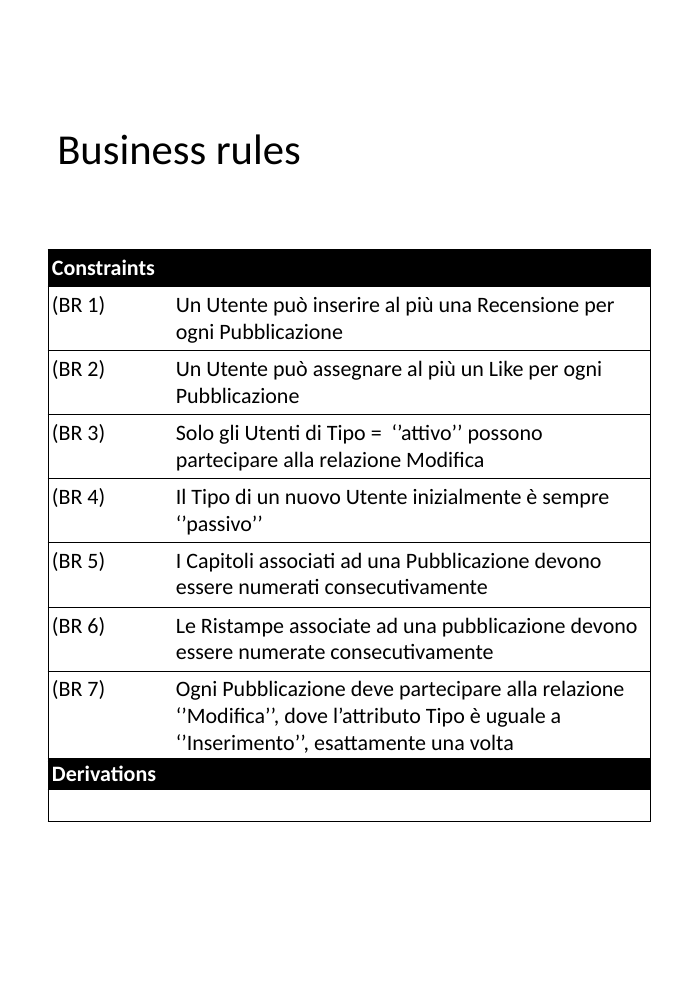
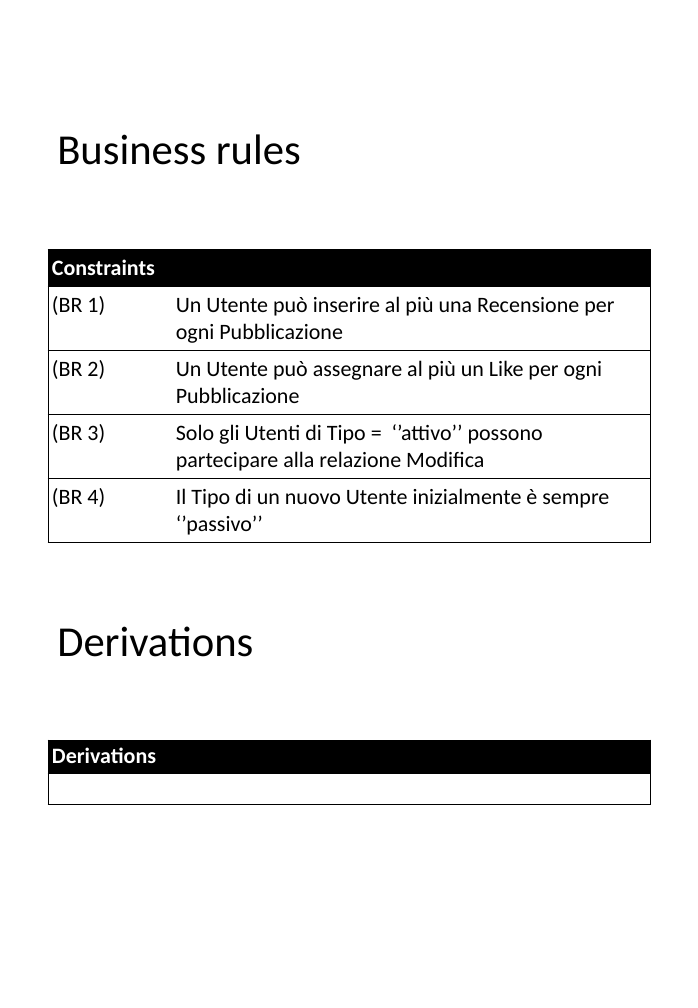
Before and after one commit to vincendep/LBDproject, a slide deck: slide 3 of modello concettuale/modello concettuale.pptx. Drawn at 698x1008 pixels with LibreOffice and Linux fonts; fonts in the diff are those of the drawing. Boxes give left, top, right and bottom in pixels: in the first picture for what was removed or moved away, otherwise in the second. Text is boxed around its words. In the diff, an @@ line names an element or a change of style, - is before the commit and + after.

```diff
--- a/modello concettuale/modello concettuale.pptx
+++ b/modello concettuale/modello concettuale.pptx
@@ table at (48, 249, 651, 539) @@
-row 6: (BR 5) | I Capitoli associati ad una Pubblicazione devono essere numerati consecutivamente
-row 7: (BR 6) | Le Ristampe associate ad una pubblicazione devono essere numerate consecutivamente
-row 8: (BR 7) | Ogni Pubblicazione deve partecipare alla relazione ‘’Modifica’’, dove l’attributo Tipo è uguale a ‘’Inserimento’’, esattamente una volta
@@ text added at (57, 626, 253, 657), 33 pt, text #000000 @@
+Derivations
@@ table: place and size @@
-table at (48, 758, 651, 821)
+table at (48, 740, 651, 804)
```
Also in this commit, not shown: 1 other file.
